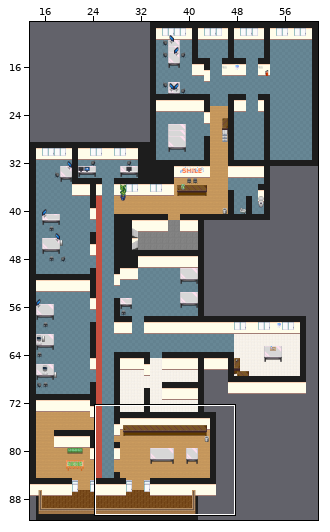
An edit to a level. Tiled map (JSON), maps/main.json. Above, an overview of the earlier version with the close-up marked.
Close-up. Earlier state:
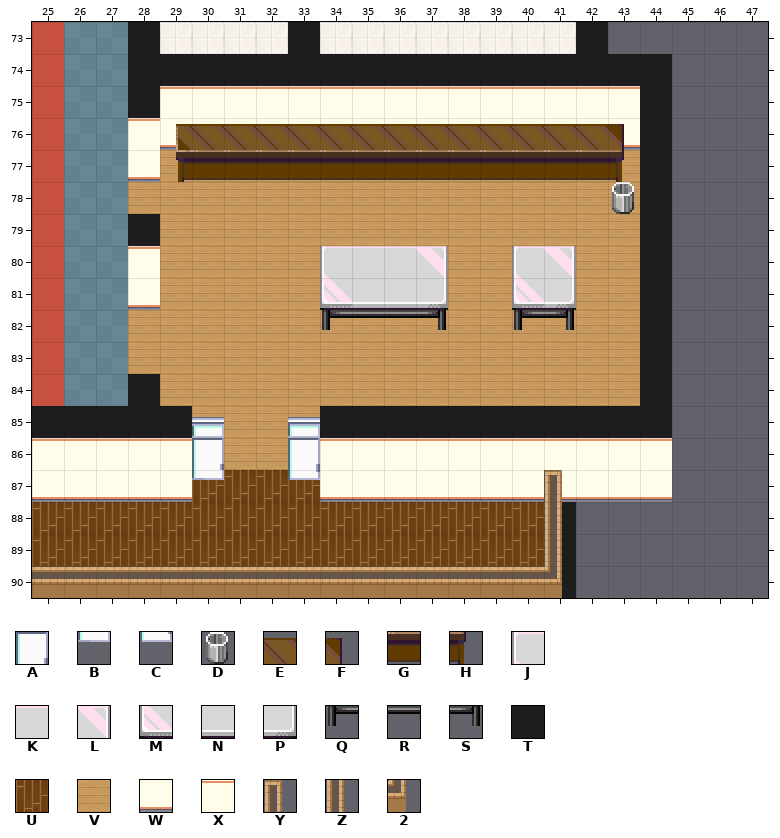
Cells are 32x32 px. Shown: x 25..47, y 73..90.
Key: from "office_1": A 29, B 44, C 45, D 96, E 130, F 131, G 146, H 147, J 152, K 153, L 154, M 168, N 169, P 170, Q 184, R 185, S 186; from "office_2": T 0, U 2, V 4, W 10, X 11, Y 23, Z 25, 2 33.
_ is an empty cell, # one hidden under a higher layer.
Layers that did not change in this view are not listed.
Layer "ground" before, first column x 32:
78 VVVVVVVVVVVV
79 VVVVVVVVVVVV
80 VV####VV##VV
81 VV####VV##VV
82 VVVVVVVVVVVV
83 VVVVVVVVVVVV
84 VVVVVVVVVVVV
85 VVTTTTTTTTTT
86 V#XXXXXXXXXX
87 UUWWWWWWWWWW
88 UUUUUUUUUT__
89 UUUUUUUUUT__
90 #########T__
Layer "layer 1" before, first column x 32:
73 ________________
74 ________________
75 ________________
76 EEEEEEEEEEEF____
77 GGGGGGGGGGGH____
78 ___________D____
79 ________________
80 __JKKL__JL______
81 __MNNP__MP______
82 __QRRS__QS______
83 ________________
84 ________________
85 ________________
86 _A______________
87 _C_______Y______
88 _________Z______
89 _________Z______
90 _________2______
The result:
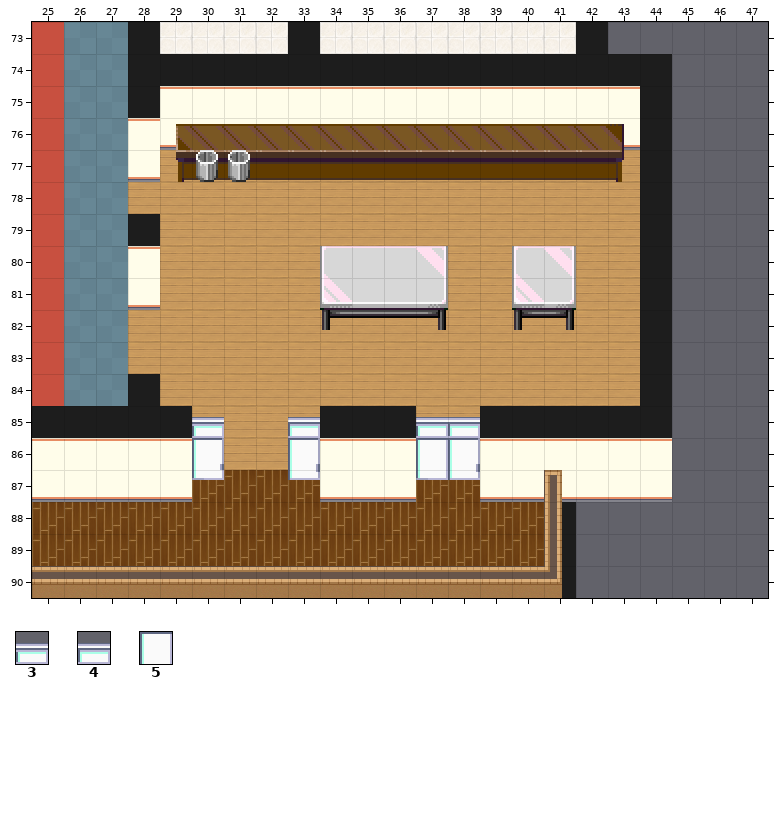
Further tiles: from "office_1": 3 12, 4 13, 5 28.
Log entry: Deploying to gh-pages from master @ cb97f5f6f1efc32a983de15c369fab6c4ebd9e05 🚀
Changes in this commit:
Layer "ground":
y 85: x 37..38 TT -> VV
y 87: x 37..38 WW -> UU
Layer "layer 1":
y 78: x 43 D -> _
y 85: x 37..38 __ -> 34
y 86: x 37..38 __ -> 5A
y 87: x 37..38 __ -> BC
Layer "layer 2":
y 77: x 30..31 __ -> DD
